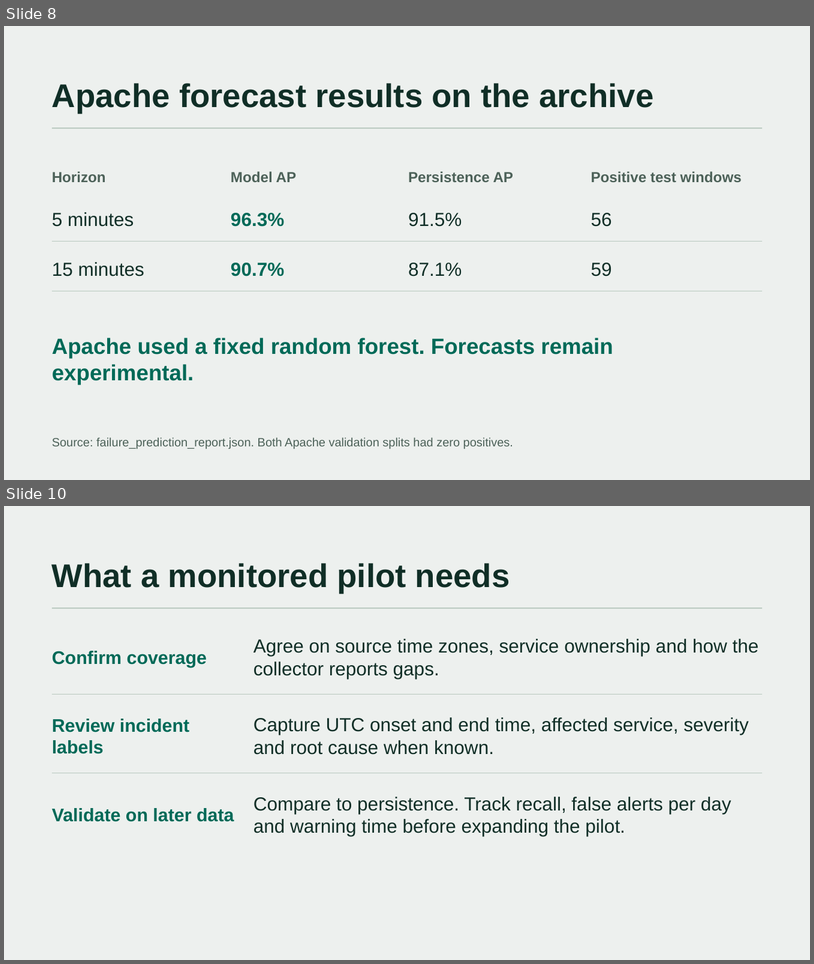
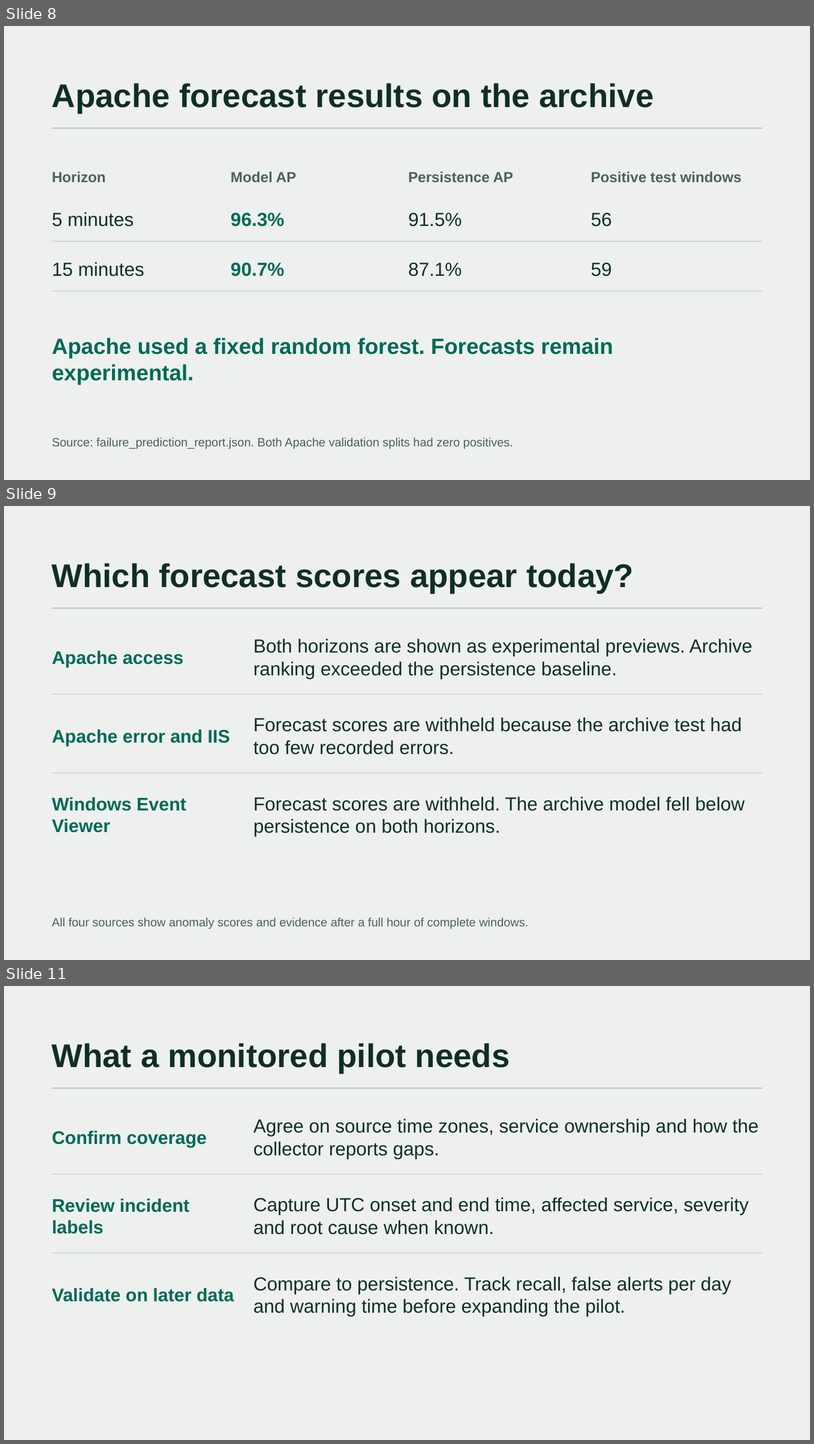
Before and after one commit to PolaAdolf/self-healing-log-intelligence, a slide deck: output/presentations/NBE_Innovation_Cycle_2026_Final_Presentation.pptx. Shown one above the other, each under a label of ours: slides 8 and 10 before the commit, slides 8, 9 and 11 after it; the slides between them are not shown. The pictures are 814x964 and 814x1444 pixels, drawn with LibreOffice and Linux fonts; fonts in the diff are those of the drawing. Boxes give left, top, right and bottom in pixels: in the first picture for what was removed or moved away, otherwise in the second. Text is boxed around its words. In the diff, an @@ line names an element or a change of style, - is before the commit and + after.

Commit message:
Release contiguous detector training and source forecast gates

```diff
--- a/output/presentations/NBE_Innovation_Cycle_2026_Final_Presentation.pptx
+++ b/output/presentations/NBE_Innovation_Cycle_2026_Final_Presentation.pptx
@@ slide 9 added at [4,506,810,960], background #EDF0EE @@
@@ text added at [52,563,634,593], 39 pt, text #102E26, bold @@
+Which forecast scores appear today?
@@ rectangle added at [52,607,762,609], fill #BCCBC2 @@
@@ text added at [254,639,753,679], 22.5 pt, text #102E26 @@
+Both horizons are shown as experimental previews. Archive ranking exceeded the persistence baseline.
@@ text added at [52,651,183,667], 21.8 pt, text #006957, bold @@
+Apache access
@@ rectangle added at [52,694,762,694], fill #BCCBC2 @@
@@ text added at [254,717,743,754], 22.5 pt, text #102E26 @@
+Forecast scores are withheld because the archive test had too few recorded errors.
@@ text added at [52,729,230,746], 21.8 pt, text #006957, bold @@
+Apache error and IIS
@@ rectangle added at [52,773,762,774], fill #BCCBC2 @@
@@ text added at [52,797,186,832], 21.8 pt, text #006957, bold @@
+Windows Event Viewer
@@ text added at [254,796,745,836], 22.5 pt, text #102E26 @@
+Forecast scores are withheld. The archive model fell below persistence on both horizons.
@@ text added at [52,917,528,928], 14.2 pt, text #4C6158 @@
+All four sources show anomaly scores and evidence after a full hour of complete windows.
@@ what was slide 10 is now slide 11 @@
```
Also in this commit, not shown: 1 slide changed, 1 other slide added, 1 slide removed, 24 other files.
